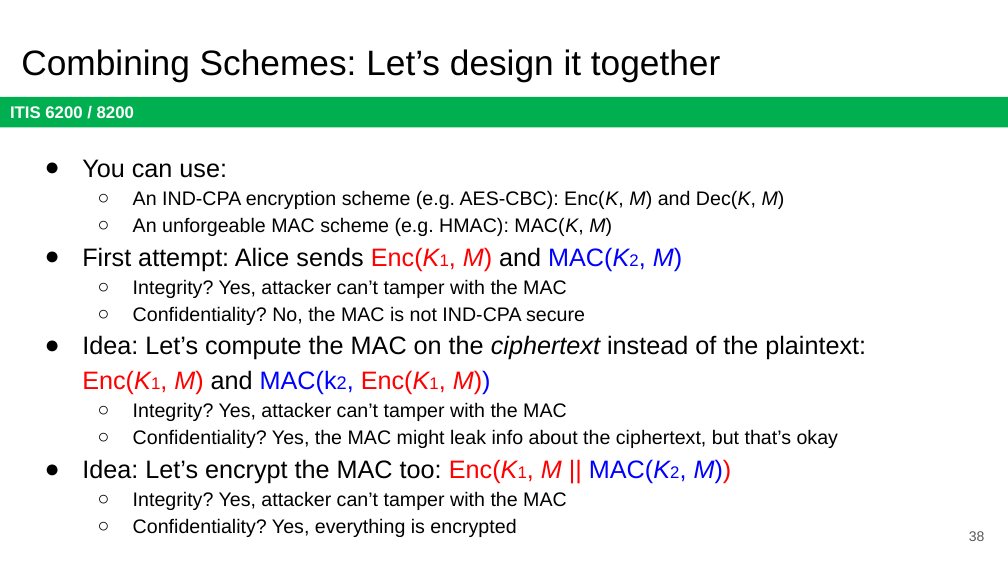
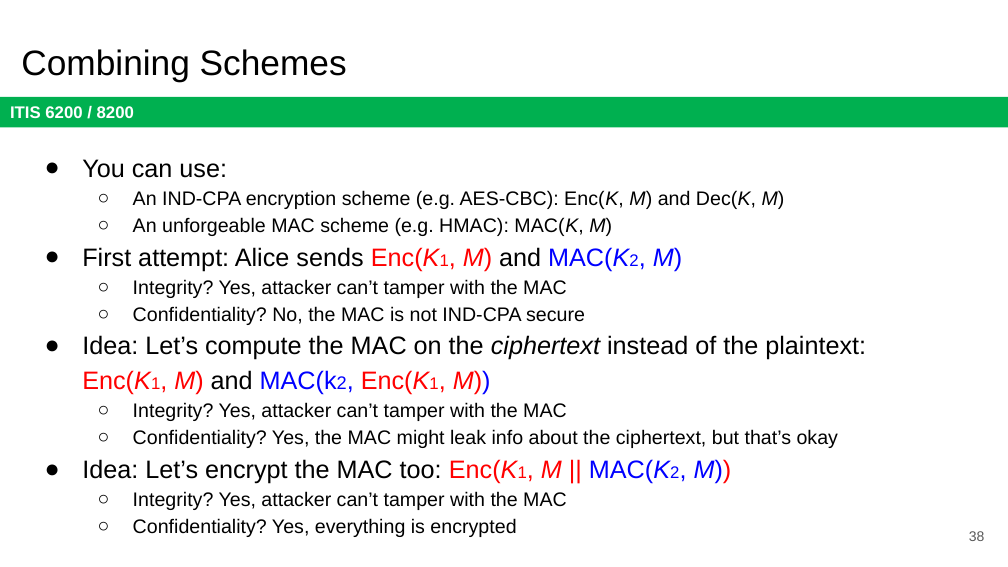
Before and after one commit to jx5c/github.io, a slide deck: slide 38 of teaching/ITIS6200/2023fa/lectures/lec04.pptx. Drawn at 1008x567 pixels with LibreOffice and Linux fonts; fonts in the diff are those of the drawing. Boxes give left, top, right and bottom in pixels: in the first picture for what was removed or moved away, otherwise in the second. Text is boxed around its words. In the diff, an @@ line names an element or a change of style, - is before the commit and + after.

```diff
--- a/teaching/ITIS6200/2023fa/lectures/lec04.pptx
+++ b/teaching/ITIS6200/2023fa/lectures/lec04.pptx
@@ title at [21, 49, 347, 81]: text changed @@
-Combining Schemes: Let’s design it together
+Combining Schemes
```
Also in this commit, not shown: 3 other slides changed.
